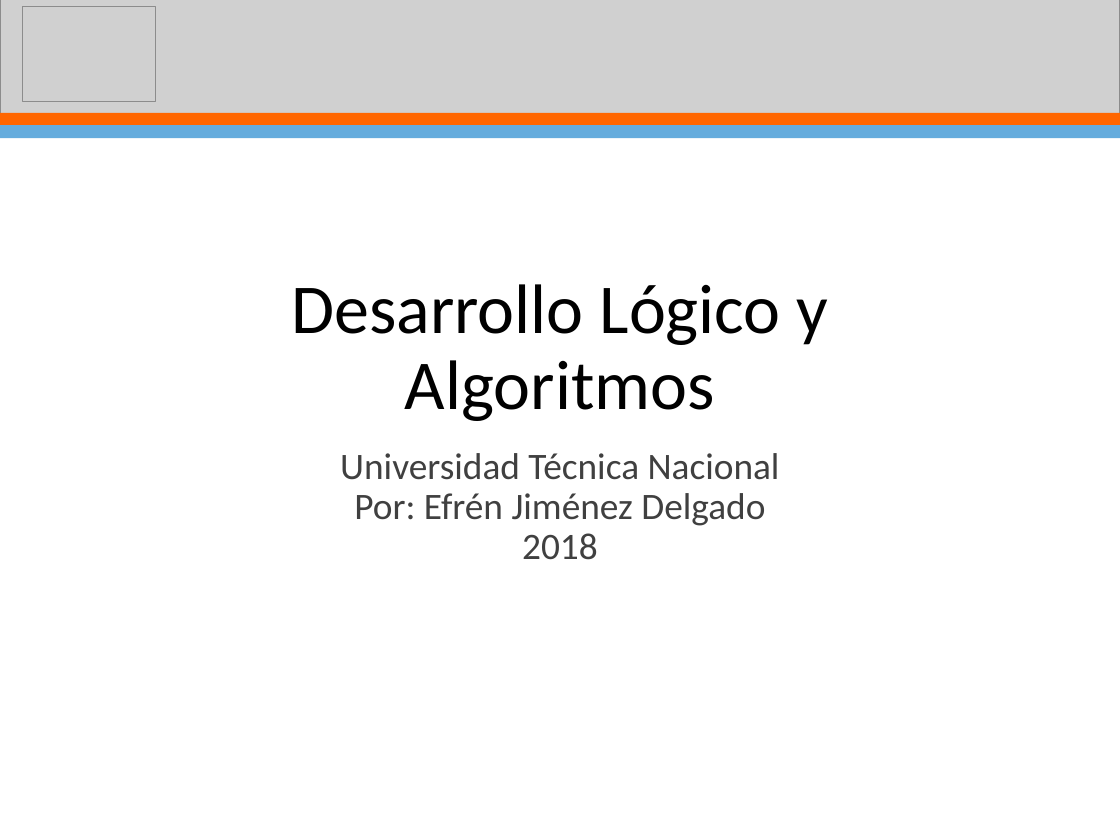
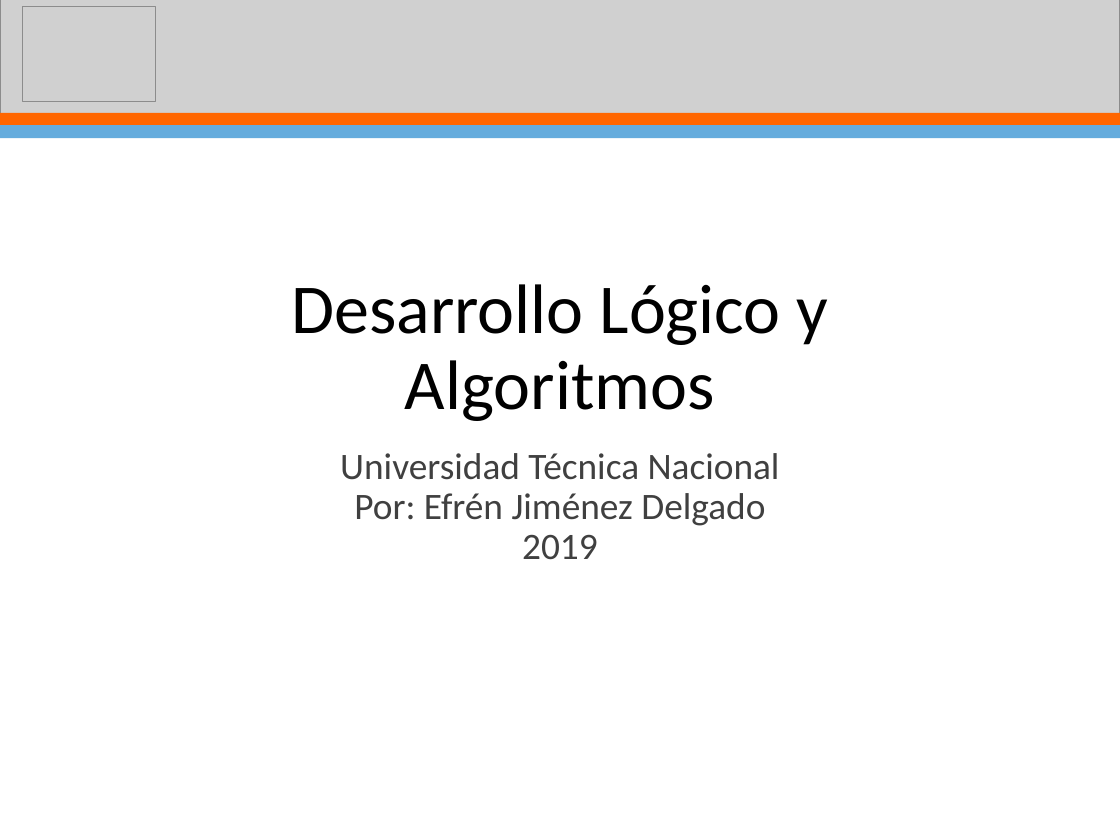
Before and after one commit to ejimenezdelgado/ext_logico_algoritmo_1_2019, a slide deck: slide 2 of Semana 7/clase6.pptx. Drawn at 1120x840 pixels with LibreOffice and Linux fonts; fonts in the diff are those of the drawing; grey boxes stand for pictures. Boxes give left, top, right and bottom in pixels: in the first picture for what was removed or moved away, otherwise in the second. Text is boxed around its words. In the diff, an @@ line names an element or a change of style, - is before the commit and + after.

```diff
--- a/Semana 7/clase6.pptx
+++ b/Semana 7/clase6.pptx
@@ subtitle at bbox=[522, 535, 598, 560]: text changed @@
-2018
+2019
```
Also in this commit, not shown: 8 other files.
